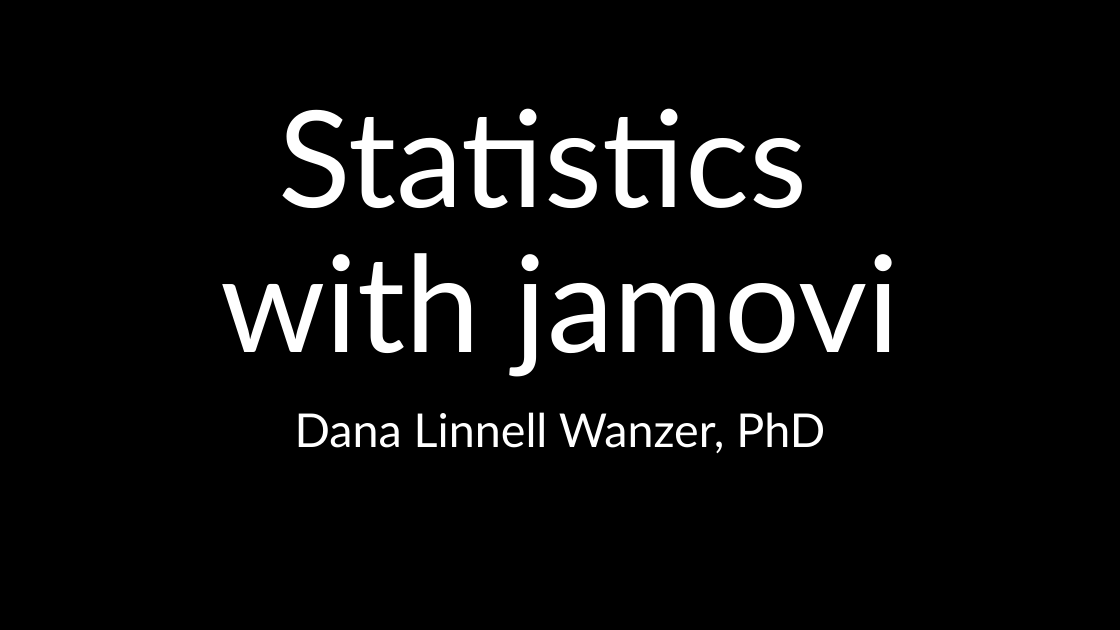
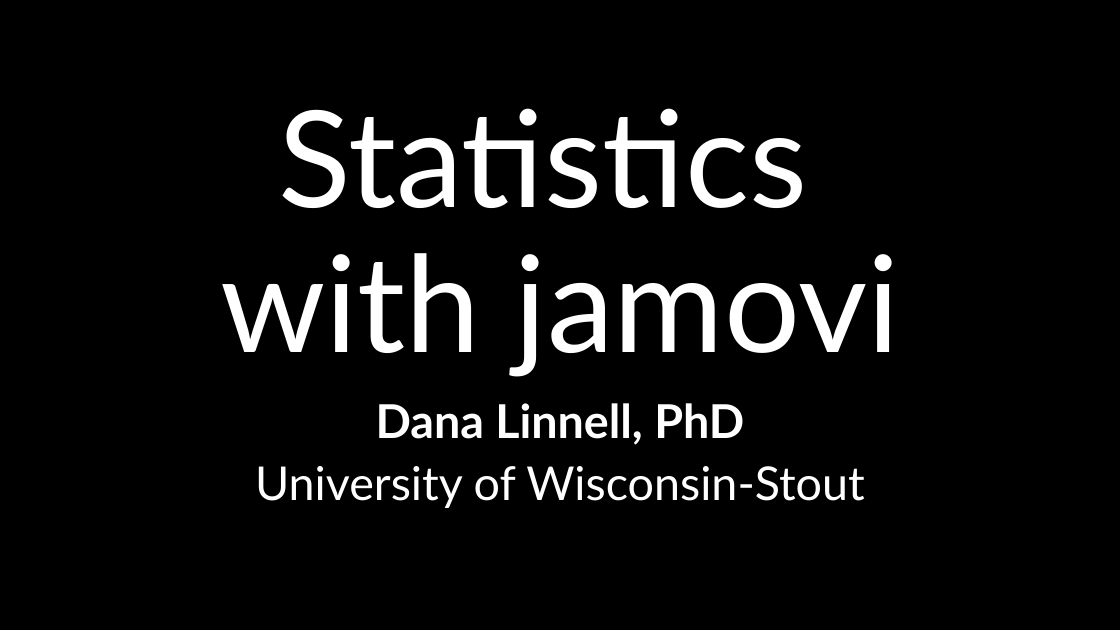
Before and after one commit to danalinnell/statistics-with-jamovi, a slide deck: slide 1 of images/Cover.pptx. Drawn at 1120x630 pixels with LibreOffice and Linux fonts; fonts in the diff are those of the drawing; background and template pictures are left out. Boxes give left, top, right and bottom in pixels: in the first picture for what was removed or moved away, otherwise in the second. Text is boxed around its words. In the diff, an @@ line names an element or a change of style, - is before the commit and + after.

```diff
--- a/images/Cover.pptx
+++ b/images/Cover.pptx
@@ subtitle at (255,403,864,508): text changed @@
-Dana Linnell Wanzer, PhD
+Dana Linnell, PhD
+University of Wisconsin-Stout
```
Also in this commit, not shown: 42 other files.
